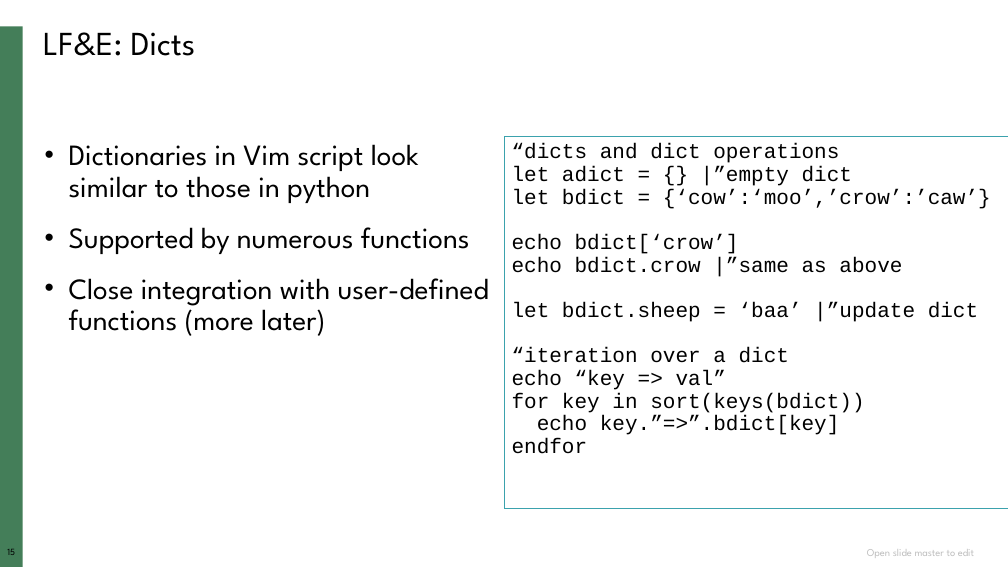
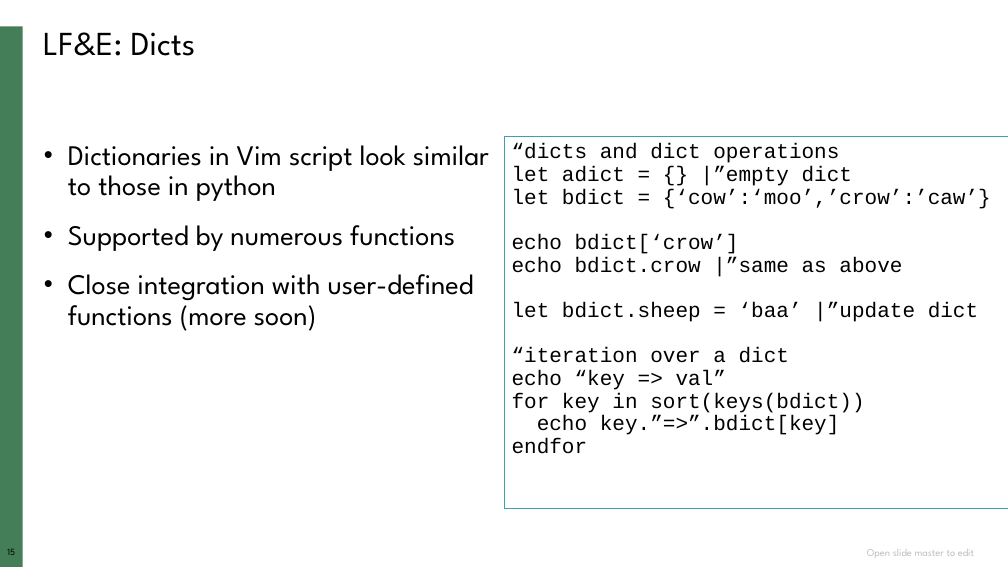
Before and after one commit to ketancmaheshwari/vim, a slide deck: slide 15 of vimscriptpres.pptx. Drawn at 1008x567 pixels with LibreOffice and Linux fonts; fonts in the diff are those of the drawing; background and template pictures are left out. Boxes give left, top, right and bottom in pixels: in the first picture for what was removed or moved away, otherwise in the second. Text is boxed around its words. In the diff, an @@ line names an element or a change of style, - is before the commit and + after.

```diff
--- a/vimscriptpres.pptx
+++ b/vimscriptpres.pptx
@@ text at bbox=[68, 145, 489, 251]: size 28 to 27 pt in "Dictionaries in Vim script look similar to ...", "Supported by numerous functions" @@
@@ text at bbox=[68, 274, 474, 331]: text changed; size 28 to 27 pt @@
-• Close integration with user-defined functions (more later)
+• Close integration with user-defined functions (more soon)
```
Also in this commit, not shown: 8 other slides changed, 1 other file.
